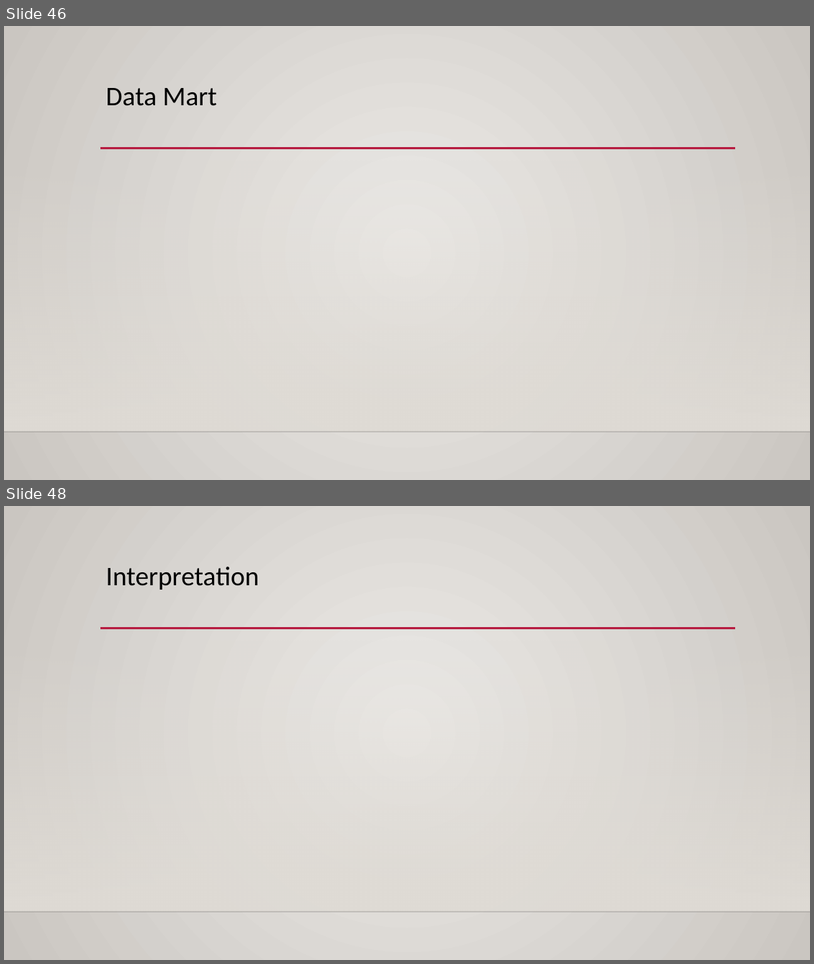
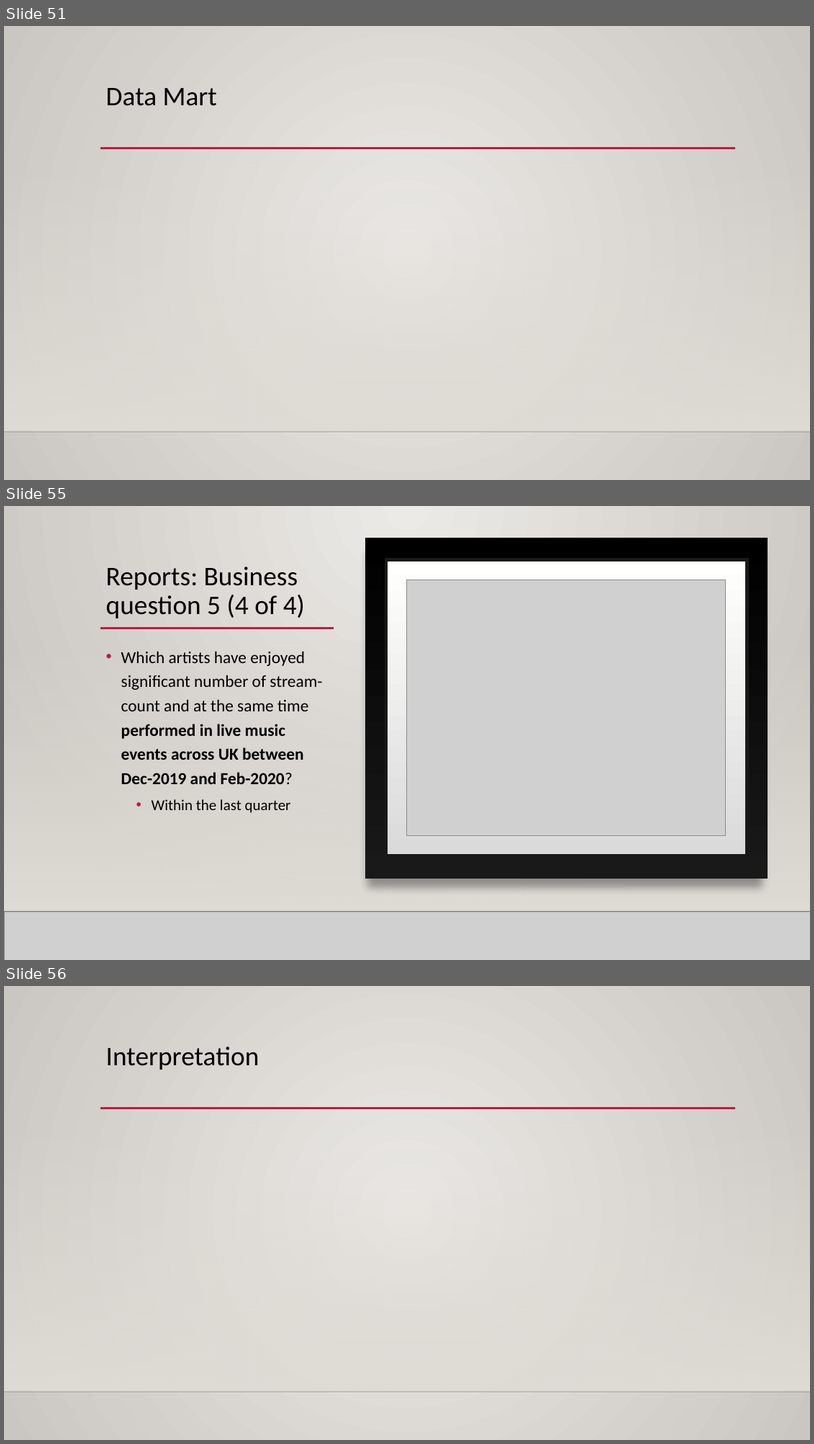
Before and after one commit to mahyarshu/Gigalytics, a slide deck: documents/Presentation/Innovators.pptx. Shown one above the other, each under a label of ours: slides 46 and 48 before the commit, slides 51, 55 and 56 after it; the slides between them are not shown. The pictures are 814x964 and 814x1444 pixels, drawn with LibreOffice and Linux fonts; fonts in the diff are those of the drawing; grey boxes stand for pictures; background and template pictures are left out. Boxes give left, top, right and bottom in pixels: in the first picture for what was removed or moved away, otherwise in the second. Text is boxed around its words. In the diff, an @@ line names an element or a change of style, - is before the commit and + after.

```diff
--- a/documents/Presentation/Innovators.pptx
+++ b/documents/Presentation/Innovators.pptx
@@ slide 55 added at [4,506,810,960], background gradient #ECEAE7 to #CAC7C1; not listed: 3 template elements that a slide beside it also shows @@
@@ rectangle added at [4,506,810,960], fill gradient #ECEAE7 to #CAC7C1 @@
@@ rectangle added at [365,538,768,879], fill gradient #000001 to #191919 @@
@@ title added at [106,566,305,618], 32 pt, text #000000 @@
+Reports: Business question 5 (4 of 4)
@@ rectangle added at [386,560,748,855], fill gradient #DADADA to #FFFFFE, outline #191919 4 pt @@
@@ picture added at [407,580,725,836] @@
@@ line added from (100, 628) to (334, 628), #B71E42 2.5 pt @@
@@ rectangle added at [4,640,810,911], fill gradient #DFDBD5 @@
@@ text added at [121,651,322,813], 20 pt, text #000000 @@
+• Which artists have enjoyed significant number of stream-count and at the same time performed in live music events across UK between Dec-2019 and Feb-2020?
+  • Within the last quarter
@@ picture added at [4,911,810,960] @@
@@ line added from (4, 911) to (810, 911), #000001 1 pt @@
@@ what was slide 46 is now slide 51 @@
@@ what was slide 48 is now slide 56 @@
```
Also in this commit, not shown: 6 slides changed, 9 other slides added, 2 slides removed.
